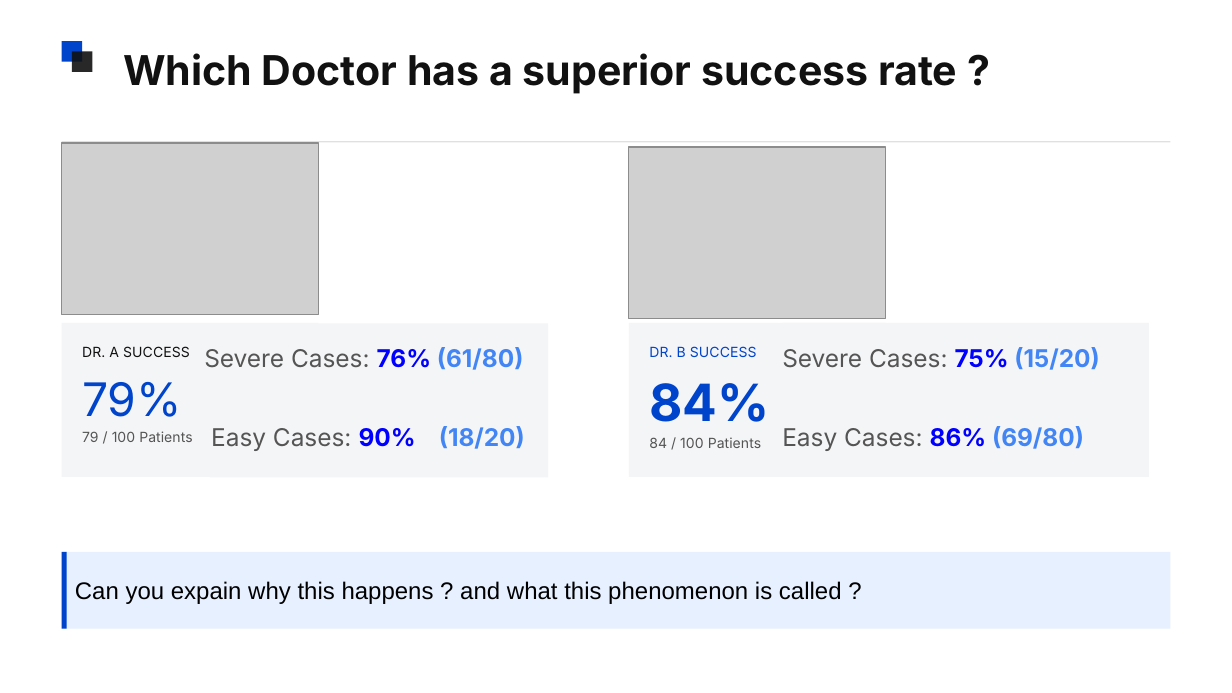
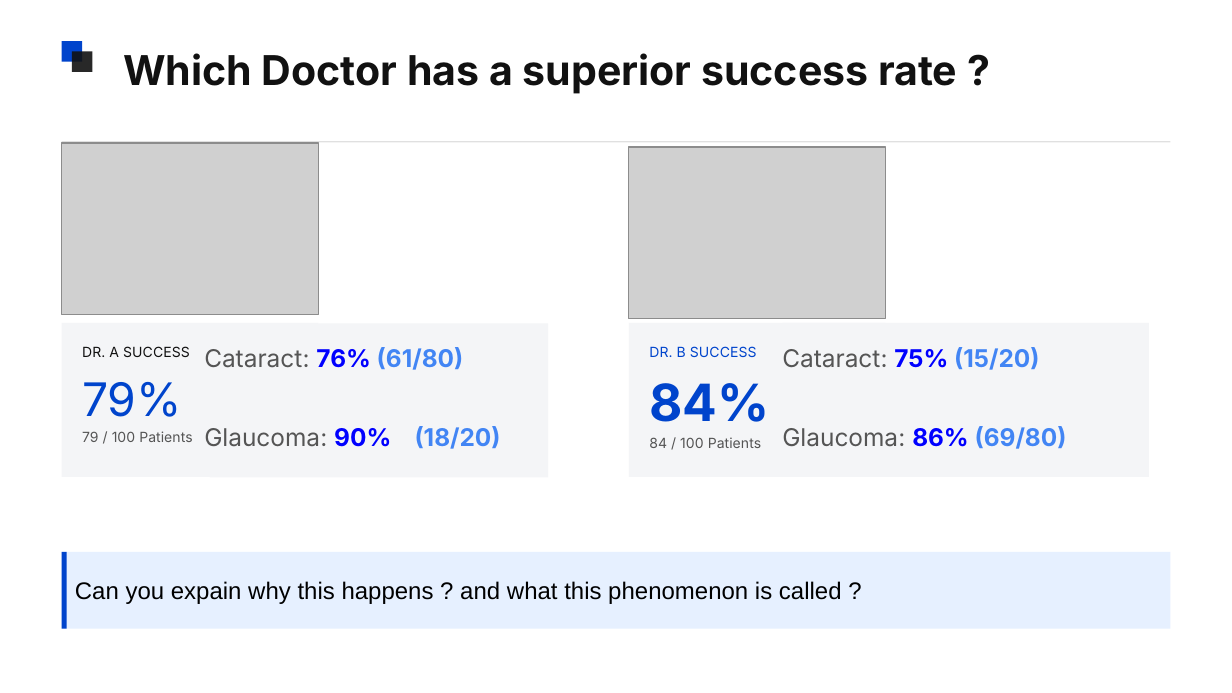
Before and after one commit to brinda-25/workshop, a slide deck: slide 5 of Day2/Data_Science_Interview_Mastery.pptx. Drawn at 1232x693 pixels with LibreOffice and Linux fonts; fonts in the diff are those of the drawing; grey boxes stand for pictures. Boxes give left, top, right and bottom in pixels: in the first picture for what was removed or moved away, otherwise in the second. Text is boxed around its words. In the diff, an @@ line names an element or a change of style, - is before the commit and + after.

Commit message:
fixed typos in ppt and reran notebooks

```diff
--- a/Day2/Data_Science_Interview_Mastery.pptx
+++ b/Day2/Data_Science_Interview_Mastery.pptx
@@ text at [204, 347, 501, 449]: text changed; bold on @@
-Severe Cases: 76% (61/80)
-Easy Cases: 90% (18/20)
+Cataract: 76% (61/80)
+Glaucoma: 90% (18/20)
@@ text at [782, 347, 1067, 449]: text changed; bold on @@
-Severe Cases: 75% (15/20)
-Easy Cases: 86% (69/80)
+Cataract: 75% (15/20)
+Glaucoma: 86% (69/80)
```
Also in this commit, not shown: 2 other slides changed, 4 other files.
